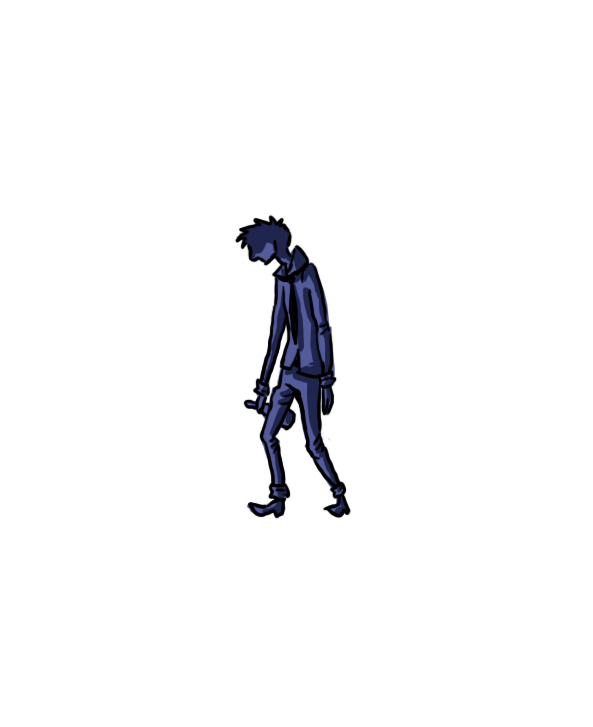
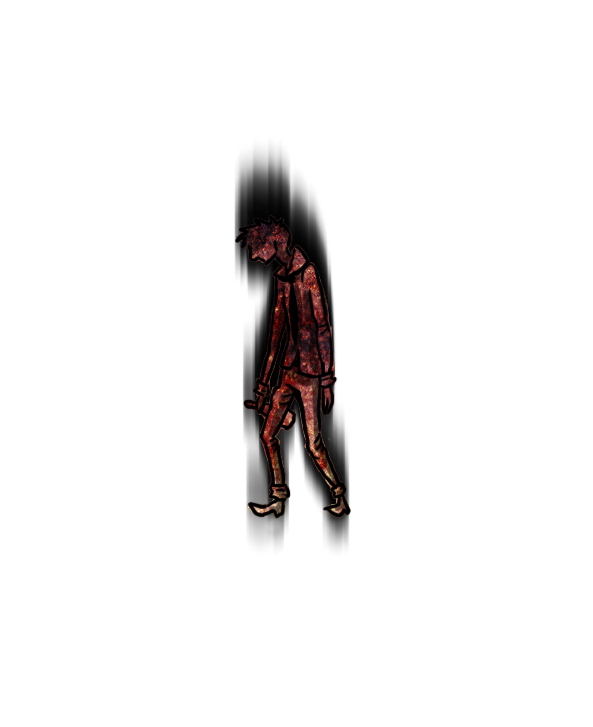
The second 593px x 727px image is a revision of the first. Changes to its layers:
added layer "skygge" (52%) above "BURN" over [240, 226, 350, 515]
added layer "BURN" (hard light) above "Layer 4" over [234, 214, 352, 519]
added layer "Layer 4" (darken) above "Layer 3" over [234, 214, 352, 519]
added layer "Layer 3" (addition, 76%) above "Layer 2" over [234, 214, 352, 519]
painted on "Layer 2" over [234, 217, 348, 517]
removed layer "Layer 0" over [234, 217, 348, 517]
added layer "Layer 5 copy 4" (74%) above "Layer 5 copy 3" over [234, 137, 350, 536]
added layer "Layer 5 copy 3" over [234, 156, 350, 556]
